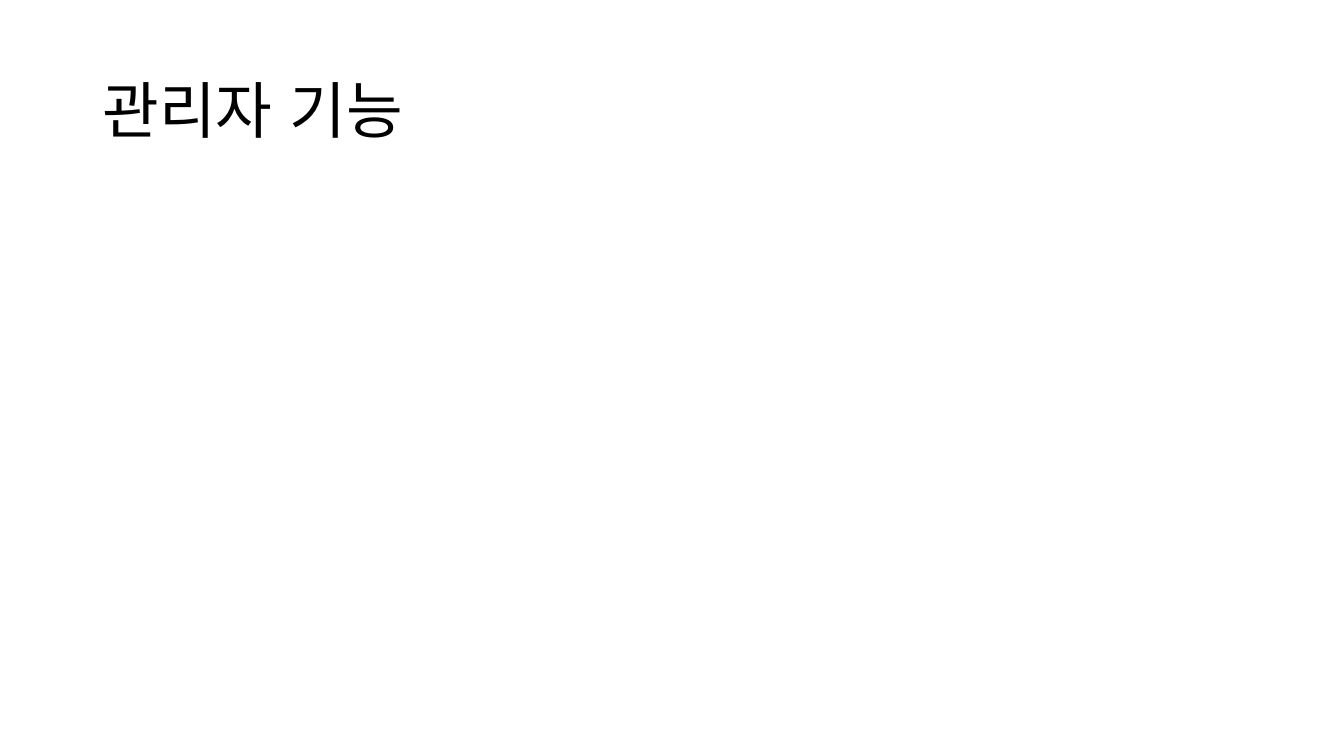
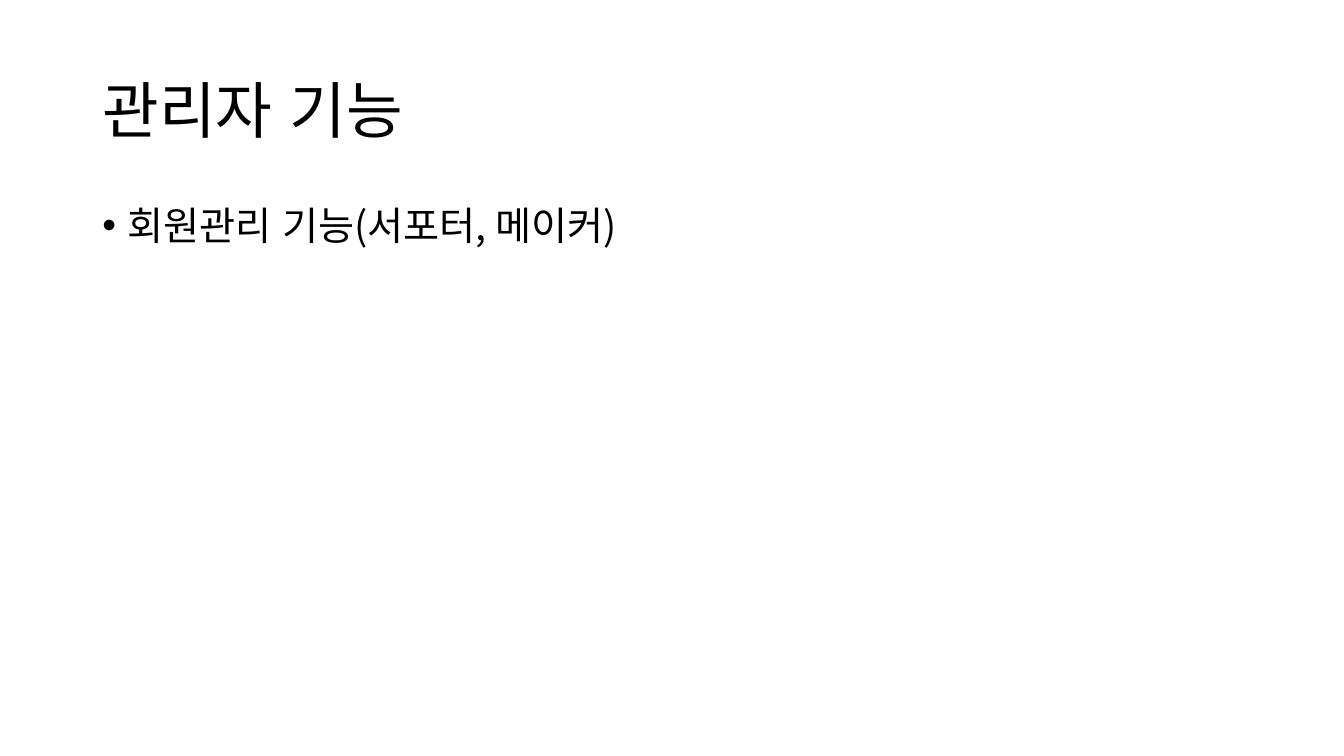
Before and after one commit to ezenteam2/EzenCrowdFunding, a slide deck: slide 3 of 기능 정리/project03 - 기능 정리 - 형준.pptx. Drawn at 1344x756 pixels with LibreOffice and Linux fonts; fonts in the diff are those of the drawing. Boxes give left, top, right and bottom in pixels: in the first picture for what was removed or moved away, otherwise in the second. Text is boxed around its words. In the diff, an @@ line names an element or a change of style, - is before the commit and + after.

```diff
--- a/기능 정리/project03 - 기능 정리 - 형준.pptx
+++ b/기능 정리/project03 - 기능 정리 - 형준.pptx
@@ text added at (x1=128, y1=207, x2=617, y2=248), 28 pt, text #000000 @@
+• 회원관리 기능(서포터, 메이커)
```
Also in this commit, not shown: 1 other slide changed.
